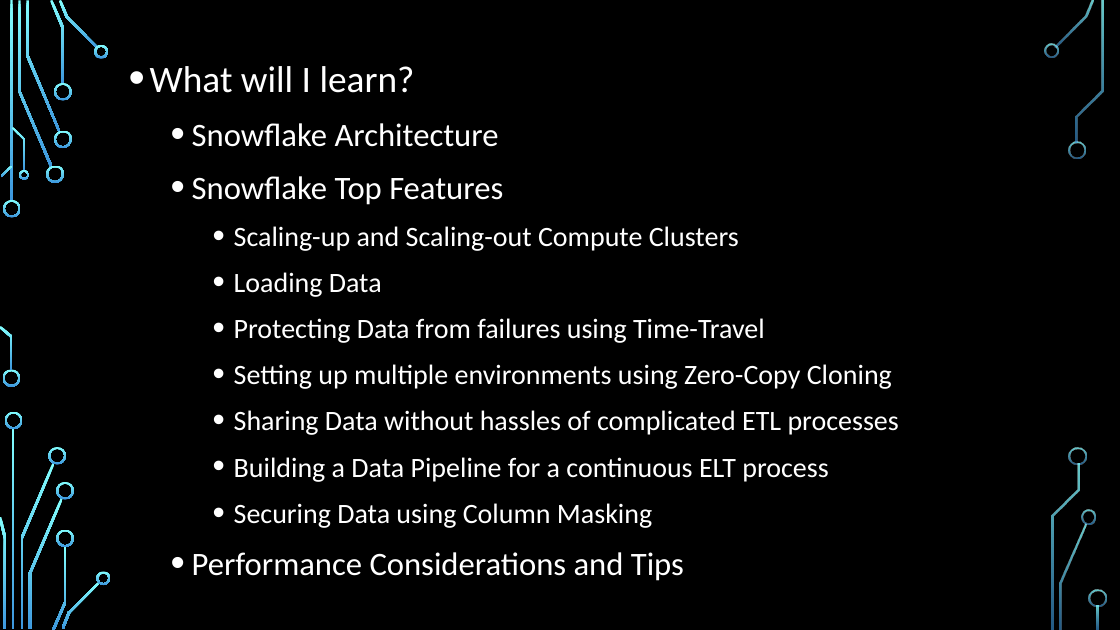
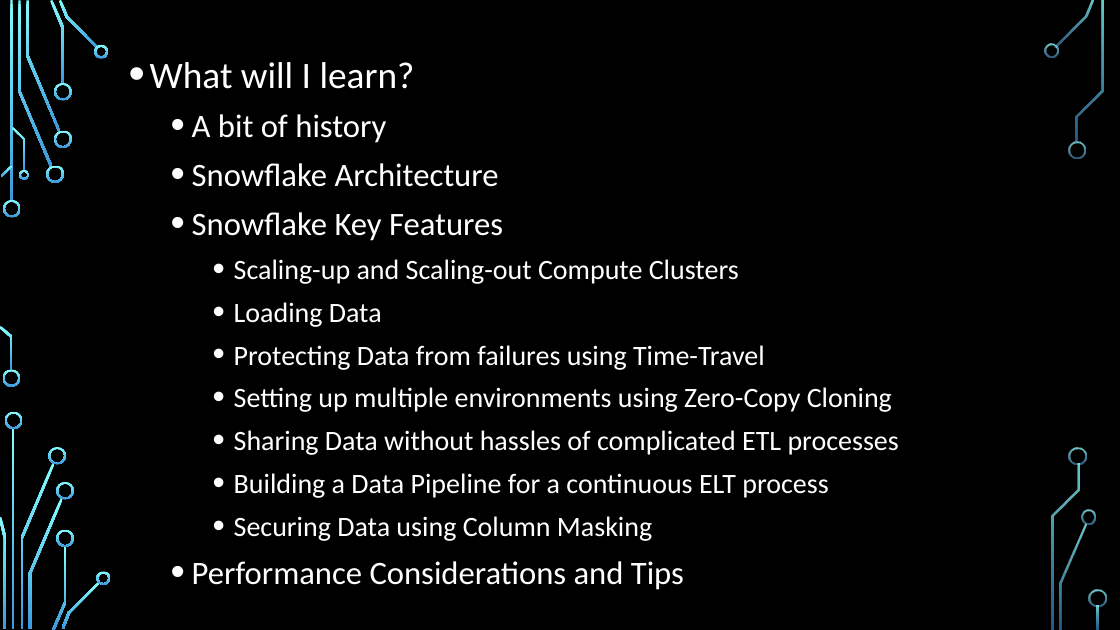
Before and after one commit to paachary/snowflake, a slide deck: slide 3 of Tutorials/Snowflake-Learnings.pptx. Drawn at 1120x630 pixels with LibreOffice and Linux fonts; fonts in the diff are those of the drawing; background and template pictures are left out. Boxes give left, top, right and bottom in pixels: in the first picture for what was removed or moved away, otherwise in the second. Text is boxed around its words. In the diff, an @@ line names an element or a change of style, - is before the commit and + after.

```diff
--- a/Tutorials/Snowflake-Learnings.pptx
+++ b/Tutorials/Snowflake-Learnings.pptx
@@ text at (150, 62, 899, 590): line spacing 1.2 to 1.1 @@
@@ text at (192, 114, 386, 143): paragraph added @@
+  • A bit of history
@@ text at (192, 212, 503, 241): text changed @@
-  • Snowflake Top Features
+  • Snowflake Key Features
```
Also in this commit, not shown: 1 other slide changed, 6 slides added, 2 slides removed.
